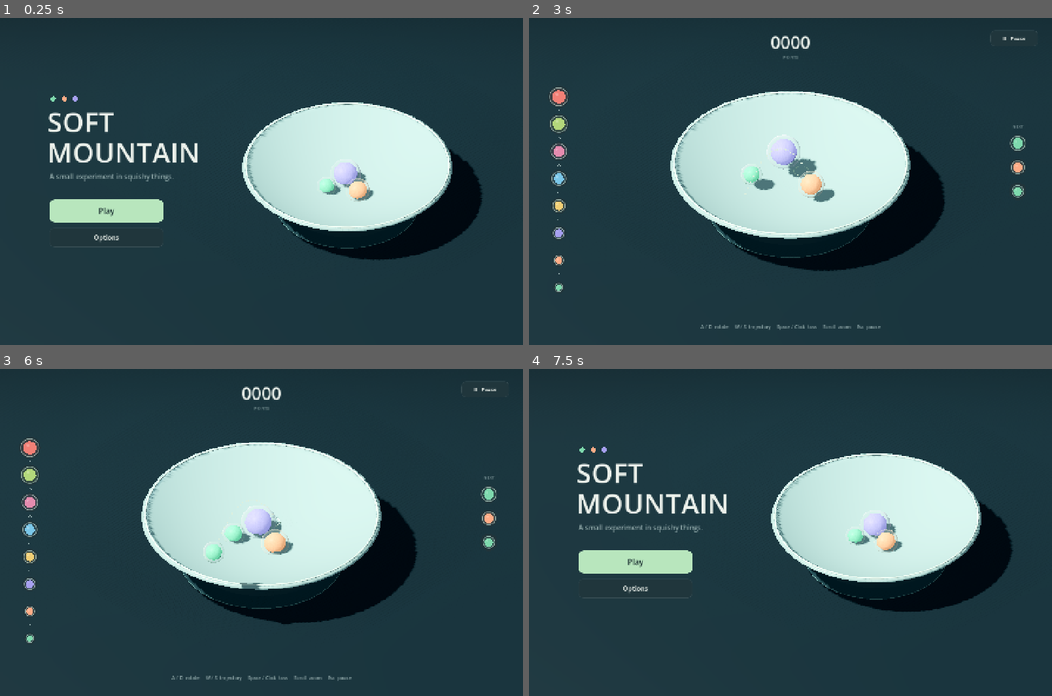
Above: before the commit, frames 1-4 (two rows, left to right).
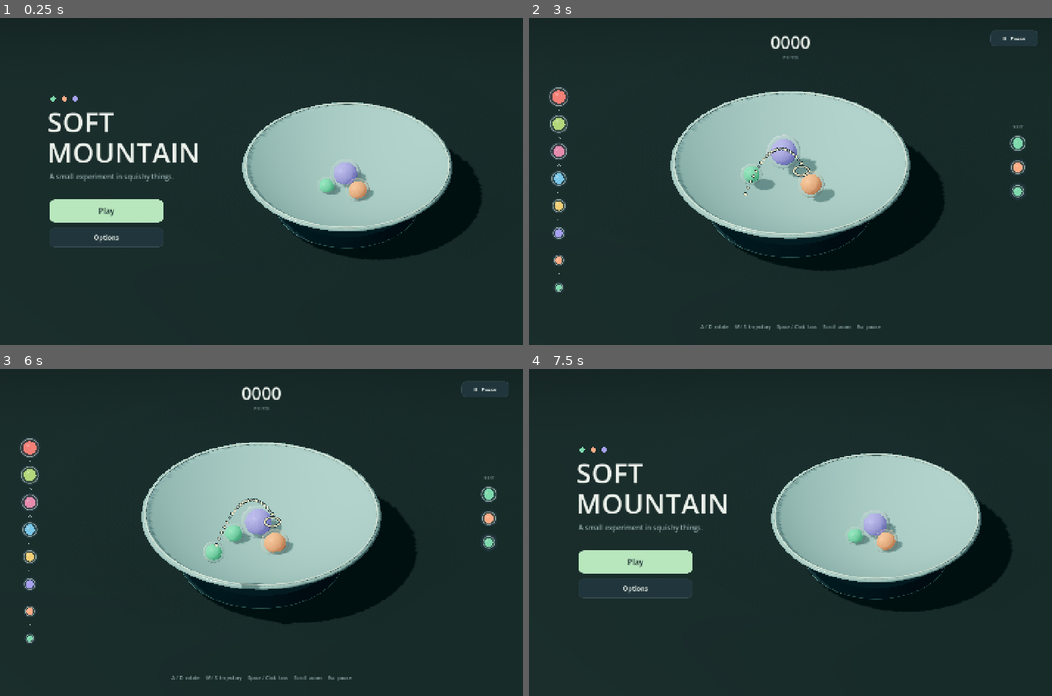
Above: after the commit, the same moments.

Repository: Adam-Vozzo/game16
Game: Godot game, scene res://scenes/main.tscn
The game is run twice, just before and just after one commit, with the same random seed, the same clock (stepped at 60 frames per second) and the same inputs.
Inputs (mouse positions are in pixels of both pictures, inside the frame that each line leads up to):
- Up to frame 1 (0.25 s): no input
- Up to frame 2 (3 s): click "Play" at 0.5 s; click "Ⅱ Pause" at 1.25 s; click "New bowl" at 2 s; click "Reset round" at 2.75 s
- Up to frame 3 (6 s): tap Enter at 3.5 s; move the mouse to (376, 516) at 3.52 s; hold D 3.53-4.25 s; tap P at 3.6 s; click (376, 516) at 3.67 s; tap Space at 3.77 s; click "New bowl" at 4.25 s; click "Cancel" at 5 s; click "Resume" at 5.75 s
- Up to frame 4 (7.5 s): move the mouse to (685, 548) at 6.52 s; hold S 6.53-7.25 s; tap P at 6.6 s; tap Space at 6.77 s; click "Main menu" at 7.25 s

The runs differ from the first frame. In frame 1, 12% of the frame differs, in the area x 46-87%, y 25-69%; in frame 2, 16%, in the area x 27-73%, y 22-73%; in frame 3, 16%; in frame 4, 12%.

Commit message:
Restore browser lighting and add clear aim markers and merge stars

Diff:
--- a/scripts/hud.gd
+++ b/scripts/hud.gd
@@ -21,6 +21,7 @@
 var lab_button: Button
 var slow_button: Button
 var score_popups: Array[Dictionary] = []
+var merge_stars: Array[Dictionary] = []
 var notice := ""
 var notice_time := 0.0
 var slider_specs := [
@@ -173,8 +174,17 @@
 func show_score(at: Vector3,points_awarded: int,color: Color) -> void:
 	score_popups.append({"at":at,"points":points_awarded,"color":color.lightened(0.45),"time":0.0})
 
+func show_merge_stars(at: Vector3,tier: int) -> void:
+	# Deterministic cosmetic variation never consumes the gameplay random stream.
+	for i in 12:
+		var theta := TAU*i/12.0+tier*0.43
+		var speed := 1.5+(i%3)*0.4
+		var velocity := Vector3(cos(theta)*speed,1.2+(i%4)*0.35,sin(theta)*speed)
+		merge_stars.append({"at":at,"velocity":velocity,"time":0.0,"life":0.75+(i%3)*0.12,"rotation":theta,"size":12.0+(i%3)*3.0,"spark":i%3==2})
+
 func clear_scores() -> void:
 	score_popups.clear()
+	merge_stars.clear()
 	notice_time=0
 
 func show_notice(text: String) -> void:
@@ -183,6 +193,9 @@
 
 func _process(delta: float) -> void:
 	if not game.paused:
+		for i in range(merge_stars.size()-1,-1,-1):
+			merge_stars[i].time+=delta
+			if merge_stars[i].time>=merge_stars[i].life: merge_stars.remove_at(i)
 		for i in range(score_popups.size()-1,-1,-1):
 			score_popups[i].time+=delta
 			if score_popups[i].time>=1.4: score_popups.remove_at(i)
@@ -232,6 +245,8 @@
 	text_at("A small experiment in squishy things.",Vector2(136,444),19,MUTED)
 
 func _draw_game() -> void:
+	_draw_aim()
+	_draw_merge_stars()
 	centered("%04d" % game.score,Vector2(720,85),48)
 	centered("POINTS",Vector2(720,112),11,MUTED)
 	draw_line(Vector2(82,212),Vector2(82,742),Color("3a5457"),1)
@@ -263,6 +278,67 @@
 		color.a=alpha
 		text_at(text,origin,size_px,color)
 
+func _star_world(star: Dictionary,time: float) -> Vector3:
+	return star.at+star.velocity*time+Vector3.DOWN*time*time*1.6
+
+func _draw_merge_stars() -> void:
+	for star in merge_stars:
+		var time: float=star.time
+		var world := _star_world(star,time)
+		if game.camera.is_position_behind(world): continue
+		var head: Vector2=game.camera.unproject_position(world)
+		var alpha := (1.0-smoothstep(star.life*0.48,star.life,time))*smoothstep(0.0,0.06,time)
+		var radius: float=star.size*lerpf(1.0,0.45,time/star.life)
+		# Layered, tapered trails give the shooting-star colour without relying
+		# on renderer-specific bloom. Their origin remains attached to the merge.
+		if not star.spark:
+			for segment in 6:
+				var t0 := maxf(0,time-0.3+segment*0.3/6.0)
+				var t1 := maxf(0,time-0.3+(segment+1)*0.3/6.0)
+				var a: Vector2=game.camera.unproject_position(_star_world(star,t0))
+				var b: Vector2=game.camera.unproject_position(_star_world(star,t1))
+				var progress := (segment+1)/6.0
+				var trail := Color("9858ff").lerp(Color("ff8ac7"),progress)
+				trail.a=alpha*progress*0.14
+				draw_line(a,b,trail,radius*1.9*progress,true)
+				trail.a=alpha*progress*0.8
+				draw_line(a,b,trail,radius*0.85*progress,true)
+		if star.spark:
+			draw_circle(head,3.5,Color(0.74,0.54,1.0,alpha),true,-1,true)
+			draw_circle(head,6.5,Color(0.65,0.32,1.0,alpha*0.15),true,-1,true)
+			continue
+		var outline := PackedVector2Array()
+		for corner in 10:
+			var theta: float=corner*PI/5.0+star.rotation+time*1.7
+			outline.append(head+Vector2(cos(theta),sin(theta))*radius*(1.0 if corner%2==0 else 0.48))
+		var glow := PackedVector2Array()
+		for point in outline: glow.append(head+(point-head)*1.22)
+		draw_colored_polygon(glow,Color(1.0,0.72,0.24,alpha*0.18))
+		draw_colored_polygon(outline,Color(1.0,0.86,0.38,alpha))
+		draw_circle(head+Vector2(-0.2,-0.25)*radius,radius*0.22,Color(1.0,0.98,0.75,alpha*0.8),true,-1,true)
+
+func _draw_aim() -> void:
+	if not game.aim_visible: return
+	var outline := Color("152b32")
+	var fill := Color("fff2ca")
+	# Project the real ballistic path, but keep its contrast and pixel size
+	# independent of lighting, zoom, and transparent shells in front of it.
+	for i in game.trajectory.size():
+		var world: Vector3=game.trajectory[i]
+		if game.camera.is_position_behind(world): continue
+		var at: Vector2=game.camera.unproject_position(world)
+		var radius := 2.8 if i%3==0 else 2.0
+		draw_circle(at,radius+1.4,outline,true,-1,true)
+		draw_circle(at,radius,fill,true,-1,true)
+	var ring := PackedVector2Array()
+	for i in 49:
+		var theta := TAU*i/48.0
+		var world: Vector3=game.landing_marker+Vector3(cos(theta),0,sin(theta))*0.27
+		if game.camera.is_position_behind(world): return
+		ring.append(game.camera.unproject_position(world))
+	draw_polyline(ring,outline,5.0,true)
+	draw_polyline(ring,fill,2.0,true)
+
 func _cell_icon(at: Vector2,radius: float,color: Color) -> void:
 	draw_circle(at,radius,Color(color.r,color.g,color.b,0.13))
 	draw_arc(at,radius,0,TAU,40,Color(0.85,0.96,0.91,0.55),1.0,true)
--- a/scripts/main.gd
+++ b/scripts/main.gd
@@ -36,9 +36,9 @@
 var cooldown := 0.0
 var held: MeshInstance3D
 var held_core: MeshInstance3D
-var target_ring: MeshInstance3D
-var trajectory: Array[MeshInstance3D] = []
-var effects: Array[Dictionary] = []
+var aim_visible := false
+var landing_marker := Vector3.ZERO
+var trajectory := PackedVector3Array()
 var sound: AudioStreamPlayer
 var screenshot_frame := -1
 var frame := 0
@@ -82,13 +82,17 @@
 		request_new_bowl()
 
 func _build_stage() -> void:
+	# Compatibility (including WebGL) produces a brighter result from the same
+	# light energies. Keep its exposure close to the original Forward+ scene.
+	var compatibility := RenderingServer.get_current_rendering_method()=="gl_compatibility"
+	var light_scale := 0.55 if compatibility else 1.0
 	var environment := WorldEnvironment.new()
 	var env := Environment.new()
 	env.background_mode = Environment.BG_COLOR
 	env.background_color = Color("0e1b23")
 	env.ambient_light_source = Environment.AMBIENT_SOURCE_COLOR
 	env.ambient_light_color = Color("b8d8df")
-	env.ambient_light_energy = 0.28
+	env.ambient_light_energy = 0.28*light_scale
 	env.tonemap_mode = Environment.TONE_MAPPER_FILMIC
 	env.ssao_enabled = true
 	env.ssao_radius = 1.0
@@ -104,15 +108,16 @@
 	var light := DirectionalLight3D.new()
 	light.rotation_degrees = Vector3(-53,-30,0)
 	light.light_color = Color("fff3dc")
-	light.light_energy = 0.65
+	light.light_energy = 0.65*light_scale
 	light.shadow_enabled = true
+	light.shadow_opacity = 0.8 if compatibility else 1.0
 	light.light_angular_distance = 1.5
 	light.directional_shadow_max_distance = 30
 	add_child(light)
 	var fill := OmniLight3D.new()
 	fill.position = Vector3(-5,6,-3)
 	fill.light_color = Color("96c9d5")
-	fill.light_energy = 0.45
+	fill.light_energy = 0.45*light_scale
 	fill.omni_range = 15
 	add_child(fill)
 	var ground := MeshInstance3D.new()
@@ -120,7 +125,7 @@
 	plane.size = Vector2(200,200)
 	ground.mesh = plane
 	ground.position.y = -0.72
-	ground.material_override = SoftGeometry.material(Color("132730"),0.86)
+	ground.material_override = SoftGeometry.material(Color("213133") if compatibility else Color("132730"),0.86)
 	add_child(ground)
 	var pedestal := MeshInstance3D.new()
 	var cylinder := CylinderMesh.new()
@@ -150,22 +155,7 @@
 	held_core=MeshInstance3D.new()
 	held_core.scale=Vector3.ONE*0.76
 	held.add_child(held_core)
-	target_ring = _ring(0.27,0.015,Color("d3ecd0"))
-	add_child(target_ring)
-	for i in 22:
-		var dot := MeshInstance3D.new()
-		var sphere := SphereMesh.new()
-		sphere.radius = 0.024 if i%3 else 0.036
-		sphere.height = sphere.radius*2
-		sphere.radial_segments = 8
-		sphere.rings = 4
-		dot.mesh = sphere
-		var dot_mat := SoftGeometry.material(Color("c3dec3"))
-		dot_mat.shading_mode = BaseMaterial3D.SHADING_MODE_UNSHADED
-		dot.material_override = dot_mat
-		add_child(dot)
-		trajectory.append(dot)
-		dot.cast_shadow = GeometryInstance3D.SHADOW_CASTING_SETTING_OFF
+	trajectory.resize(22)
 
 func _ring(radius: float,thickness: float,color: Color) -> MeshInstance3D:
 	var result := MeshInstance3D.new()
@@ -210,8 +200,6 @@
 	cooldown=0.3
 	sim.spill_enabled=not lab_mode
 	queue.assign([0,1,0])
-	for effect in effects: effect.node.queue_free()
-	effects.clear()
 	hud.clear_scores()
 	sim.spawn(2,Vector3(-0.7,1.3,-0.65))
 	sim.spawn(1,Vector3(0.95,1.0,0.1))
@@ -358,25 +346,14 @@
 	held.position=launch
 	var show_aim := screen in [Screen.PLAY,Screen.PAUSE,Screen.CONFIRM_RESET] or (screen==Screen.OPTIONS and options_return==Screen.PAUSE)
 	held.visible=show_aim and not game_over and cooldown<=0
+	aim_visible=show_aim and not game_over
 	var velocity := _launch_velocity()
 	var flight := _landing_time(velocity)
 	for i in trajectory.size():
 		var t := flight*(i+1)/float(trajectory.size())
-		trajectory[i].position=launch+velocity*t+Vector3.DOWN*sim.gravity*t*t*0.5
-		trajectory[i].visible=show_aim and not game_over
+		trajectory[i]=launch+velocity*t+Vector3.DOWN*sim.gravity*t*t*0.5
 	target=launch+velocity*flight+Vector3.DOWN*sim.gravity*flight*flight*0.5
-	target_ring.visible=show_aim and not game_over
-	target_ring.position=Vector3(target.x,0.075*(target.x*target.x+target.z*target.z)+0.04,target.z)
-	for i in range(effects.size()-1,-1,-1):
-		if not paused: effects[i].time+=delta
-		var effect: Dictionary=effects[i]
-		var node: MeshInstance3D=effect.node
-		node.scale=Vector3.ONE*(1+effect.time*3)
-		if not paused: node.position.y+=delta*0.5
-		node.transparency=minf(1,effect.time*1.6)
-		if effect.time>0.6:
-			node.queue_free()
-			effects.remove_at(i)
+	landing_marker=Vector3(target.x,0.075*(target.x*target.x+target.z*target.z)+0.04,target.z)
 	if demo and not paused and not game_over:
 		demo_timer+=delta
 		if demo_timer>1.0:
@@ -390,10 +367,7 @@
 func _on_merge(at: Vector3,tier: int,points_awarded: int) -> void:
 	score+=points_awarded
 	hud.show_score(at,points_awarded,SoftBall.COLORS[tier])
-	var ring := _ring(SoftBall.RADII[tier]*0.7,0.035,SoftBall.COLORS[tier])
-	add_child(ring)
-	ring.position=at
-	effects.append({"node":ring,"time":0.0})
+	hud.show_merge_stars(at,tier)
 	_tone(330*pow(1.18,tier),0.18)
 
 func _tone(frequency: float,duration: float) -> void:
--- a/tests/ui_tests.gd
+++ b/tests/ui_tests.gd
@@ -158,13 +158,16 @@
 	var merge_at := Vector3(1,2,3)
 	game._on_merge(merge_at,2,40)
 	check(game.score==40 and game.hud.score_popups.size()==1 and game.hud.score_popups[0].at==merge_at,"Merge score popup starts at the world-space merge location")
+	check(not game.hud.merge_stars.is_empty() and game.hud.merge_stars[0].at==merge_at,"Star burst originates at the world-space merge location")
 	game.hud._process(0.5)
 	game.toggle_pause()
 	game.hud._process(0.5)
 	check(game.hud.score_popups[0].time==0.5,"Pause freezes floating score animation")
+	check(game.hud.merge_stars[0].time==0.5,"Pause freezes the star burst")
 	game.toggle_pause()
 	game.hud._process(1)
 	check(game.hud.score_popups.is_empty(),"Floating scores expire after rising and fading")
+	check(game.hud.merge_stars.is_empty(),"Merge stars expire after their burst")
 	game.toggle_pause()
 	game.hud.pause_controls.get_child(2).pressed.emit()
 	count=game.sim.balls.size()
Binary file changed: docs/prototype.png
Not shown, changed: README.md
Not shown, changed: docs/index.html
Not shown, changed: docs/index.pck
Not shown, changed: scripts/export_web.ps1
